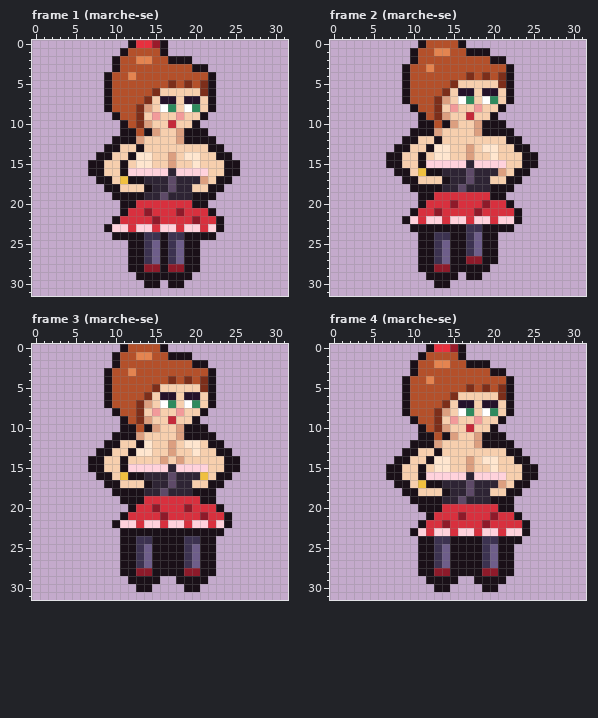
Two states of a pixel-art file, art/plaisirs/plaisirs-fonte-cancan.aseprite. That is the earlier state.
32x32 pixels, 20 frames. Colours within 5 levels of each other are drawn and written as one. Shown: frame 1 (marche-se), frame 2 (marche-se), frame 3 (marche-se), frame 4 (marche-se). The commit also changed other frames, which this record leaves out.
After the commit:
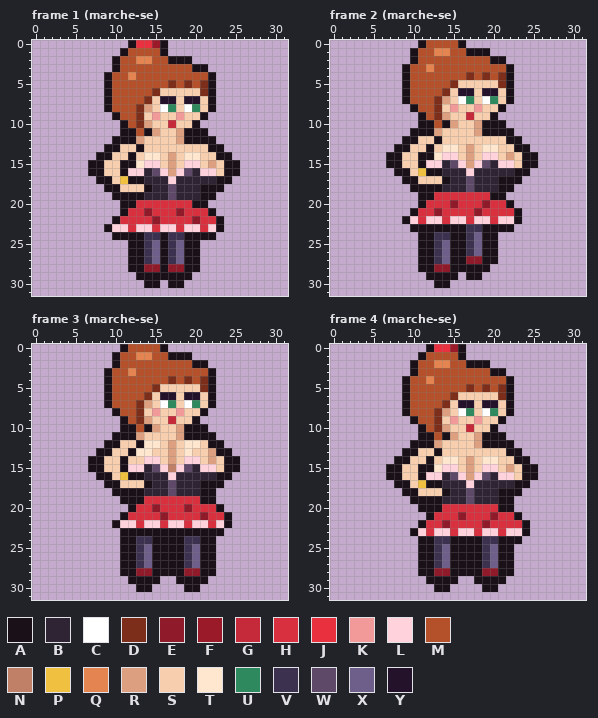
Palette (. is transparent): A #1a1018  B #2e2434  C #ffffff  D #7c2e1a  E #8e1a2a  F #9a1a2a  G #c42a3a  H #d8303e  J #e8303e  K #f29a9a  L #ffd2dc  M #b4502a  N #c08068  P #f0c040  Q #e48450  R #dc9f80  S #f7cfae  T #ffe6cf  U #2e8a5e  V #3c3250  W #5e4a68  X #6e5e8a  Y #24122a
From old to new:
Frame 1 (marche-se):
Colour S gives way to colour A in row 15 at x 12; in row 18 at x 21.
Colour A gives way to colour B in row 19 at x 20.
Colour L gives way to colour B in row 16 at x 14 and 20.
Colour R gives way to colour B in row 17 at x 21.
Colour S gives way to colour B in row 17 at x 22; in row 18 at x 20.
Colour W gives way to colour B in row 19 at x 16.
Colour S gives way to colour L in row 15 at x 15 and 19; in row 16 at x 22.
Colour T gives way to colour L in row 15 at x 14 and 20.
Colour W gives way to colour L in row 17 at x 17.
Colour B gives way to colour R in row 16 at x 17.
Colour S gives way to colour R in row 15 at x 22.
Colour T gives way to colour S in row 14 at x 13.
Colour S gives way to colour T in row 14 at x 15.
Colour B gives way to colour W in row 19 at x 17.
Colour L gives way to colour W in row 16 at x 15 and 19.
Frame 2 (marche-se):
Colour S gives way to colour A in row 14 at x 12; in row 17 at x 21.
Colour A gives way to colour B in row 18 at x 20.
Colour L gives way to colour B in row 15 at x 14 and 20.
Colour R gives way to colour B in row 16 at x 21.
Colour S gives way to colour B in row 16 at x 22; in row 17 at x 20.
Colour W gives way to colour B in row 18 at x 16.
Colour S gives way to colour L in row 14 at x 15 and 19; in row 15 at x 22.
Colour T gives way to colour L in row 14 at x 14 and 20.
Colour W gives way to colour L in row 16 at x 17.
Colour B gives way to colour R in row 15 at x 17.
Colour S gives way to colour R in row 14 at x 22.
Colour T gives way to colour S in row 13 at x 13.
Colour S gives way to colour T in row 13 at x 15.
Colour B gives way to colour W in row 18 at x 17.
Colour L gives way to colour W in row 15 at x 15 and 19.
Frame 3 (marche-se):
Colour S gives way to colour A in row 17 at x 21.
Colour A gives way to colour B in row 18 at x 20.
Colour L gives way to colour B in row 15 at x 14 and 20.
Colour P gives way to colour B in row 16 at x 21.
Colour S gives way to colour B in row 16 at x 22; in row 17 at x 20.
Colour W gives way to colour B in row 18 at x 16.
Colour S gives way to colour L in row 14 at x 14 to 15 and 19 to 20; in row 15 at x 22.
Colour W gives way to colour L in row 16 at x 17.
Colour B gives way to colour N in row 15 at x 17.
Colour S gives way to colour R in row 13 at x 22; in row 14 at x 17 and 22.
Colour R gives way to colour S in row 14 at x 16 and 18.
Colour T gives way to colour S in row 13 at x 20.
Colour S gives way to colour T in row 12 at x 15; in row 13 at x 19.
Colour B gives way to colour W in row 18 at x 17.
Colour L gives way to colour W in row 15 at x 15 and 19.
Frame 4 (marche-se): the same change as frame 1 (marche-se)
